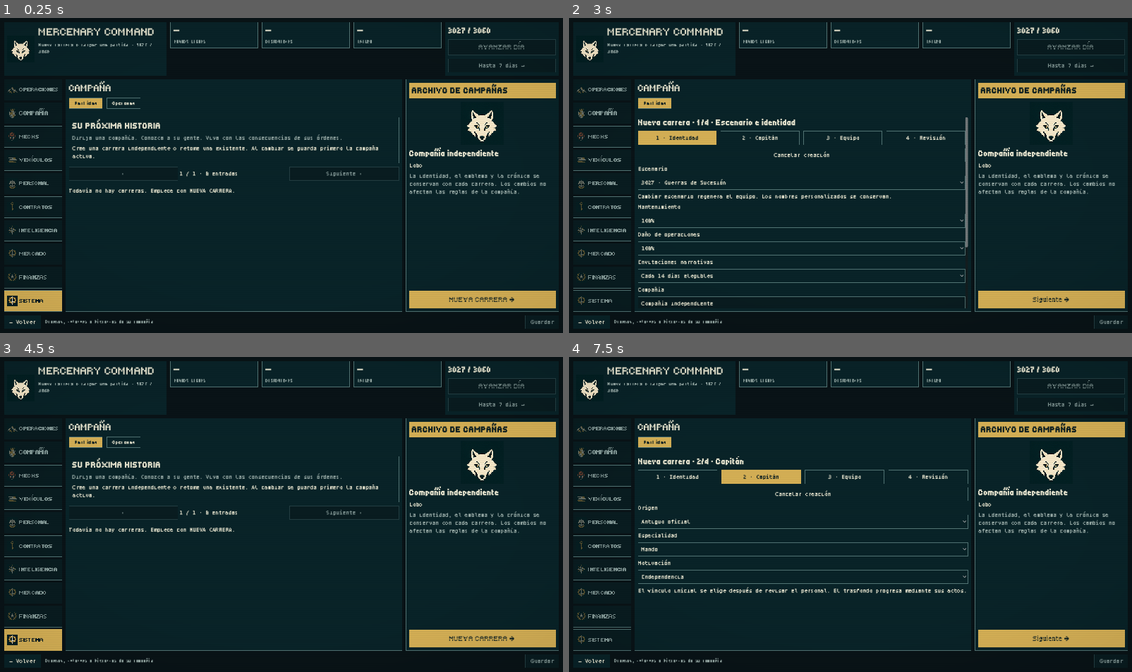
Above: before the commit, frames 1-4 (two rows, left to right).
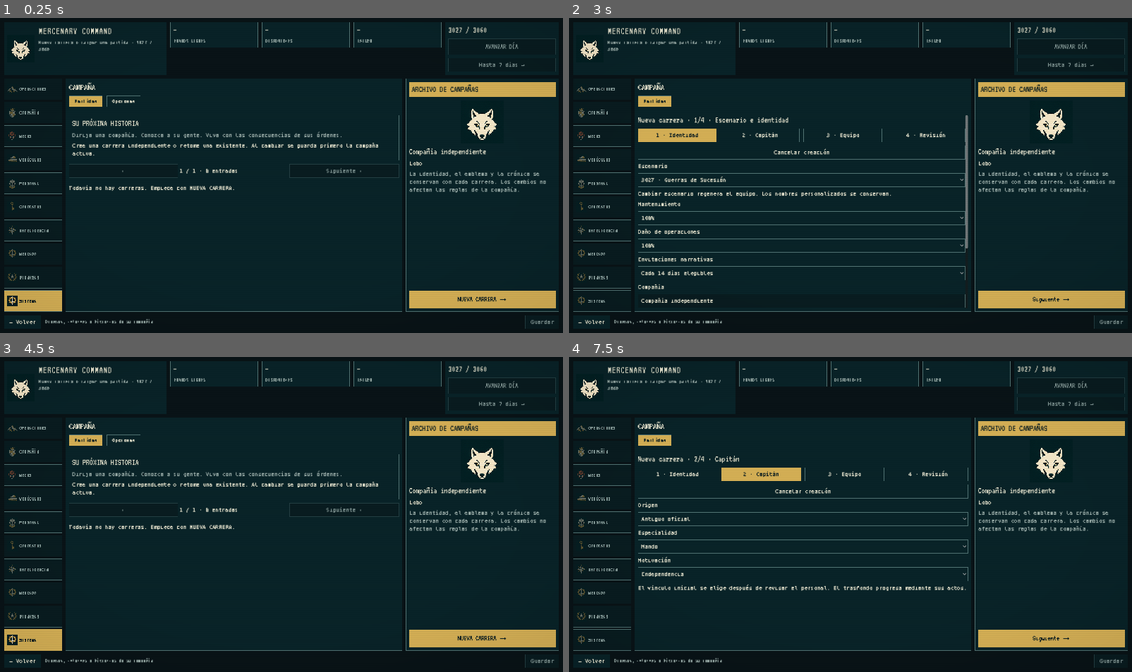
Above: after the commit, the same moments.

Repository: itomaselli/Battletech-Mercenary-Command
Game: Godot game, scene res://ui/main.tscn
The game is run twice, just before and just after one commit, with the same random seed, the same clock (stepped at 60 frames per second) and the same inputs.
Inputs:
- Up to frame 1 (0.25 s): no input
- Up to frame 2 (3 s): click "Partidas" at 0.5 s; click "← Volver" at 1.25 s; click "SISTEMA" at 2 s; click "NUEVA CARRERA →" at 2.75 s
- Up to frame 3 (4.5 s): click "Cancelar creación" at 3.5 s; click "SISTEMA" at 4.25 s
- Up to frame 4 (7.5 s): click "Partidas" at 5 s; click "NUEVA CARRERA →" at 5.75 s; click "1 · Identidad" at 6.5 s; click "2 · Capitán" at 7.25 s

The runs differ from the first frame. In frame 1, 6.3% of the frame differs, in the area x 0-99%, y 2-91%; in frame 2, 8.7%, in the area x 0-99%, y 2-93%; in frame 3, 6.3%; in frame 4, 7.4%.

Commit message:
Fix heading legibility and publish territorial UI with a concise player guide

Diff:
--- /dev/null
+++ b/docs/v0461-tests.json
@@ -0,0 +1,47 @@
+[
+  {
+    "test": "routes_ui",
+    "passed": true
+  },
+  {
+    "test": "shell_ui",
+    "passed": true
+  },
+  {
+    "test": "layout_ui",
+    "passed": true
+  },
+  {
+    "test": "inbox_ui",
+    "passed": true
+  },
+  {
+    "test": "journey_ui",
+    "passed": true
+  },
+  {
+    "test": "battle_ui",
+    "passed": true
+  },
+  {
+    "test": "career_wizard_ui",
+    "passed": true
+  },
+  {
+    "test": "emblems",
+    "passed": true
+  },
+  {
+    "test": "export_smoke",
+    "passed": true
+  },
+  {
+    "test": "redesign_ui",
+    "passed": true,
+    "sizes": [
+      "1100x740",
+      "1672x940"
+    ],
+    "visual_review": "Títulos completos sin corte horizontal; C-bills visible."
+  }
+]
--- a/project.godot
+++ b/project.godot
@@ -2,7 +2,7 @@
 
 [application]
 config/name="BattleTech • Mercenary Command"
-config/version="0.46.0"
+config/version="0.46.1"
 run/main_scene="res://ui/main.tscn"
 
 [display]
--- a/ui/main.gd
+++ b/ui/main.gd
@@ -174,7 +174,7 @@
  for m in sim.state.mechs:
   if preload("res://ui/pages/operations.gd").eligible(sim,m.uid):ready+=1
   if m.repair:repairs+=1
- resource_labels[0].text=str(sim.available_funds())+" C-B"
+ resource_labels[0].text=str(sim.available_funds())+" C-bills"
  resource_labels[1].text="%d / %d"%[ready,sim.state.mechs.size()]
  resource_labels[2].text="%d reparación"%repairs
  if not has_campaign:
--- a/visual/style.gd
+++ b/visual/style.gd
@@ -36,7 +36,7 @@
   t.set_stylebox(state,"TabButton",box(bg,LINE,7))
  t.set_font_size("font_size","NavigationButton",14)
  t.set_font_size("font_size","TabButton",14)
- var heading=load("res://assets/fonts/Tiny5.ttf");heading.antialiasing=TextServer.FONT_ANTIALIASING_NONE
+ var heading=load("res://assets/fonts/VT323-Regular.ttf");heading.antialiasing=TextServer.FONT_ANTIALIASING_NONE
  t.set_type_variation("HeadingLabel","Label");t.set_font("font","HeadingLabel",heading)
  t.set_font_size("font_size","NavigationButton",18)
  t.set_font_size("font_size","PrimaryButton",22)
Not shown, added: assets/fonts/OFL-VT323.txt
Binary file added: assets/fonts/VT323-Regular.ttf
Binary file changed: docs/redesign-Identidad-1672.png
Binary file changed: docs/redesign-Territorio-1672.png
Binary file changed: docs/redesign-batalla-1672.png
Not shown, changed: .github/workflows/windows.yml
Not shown, changed: README.md
Not shown, changed: assets/fonts/README.md
Not shown, added: docs/RELEASE-v0461.md
